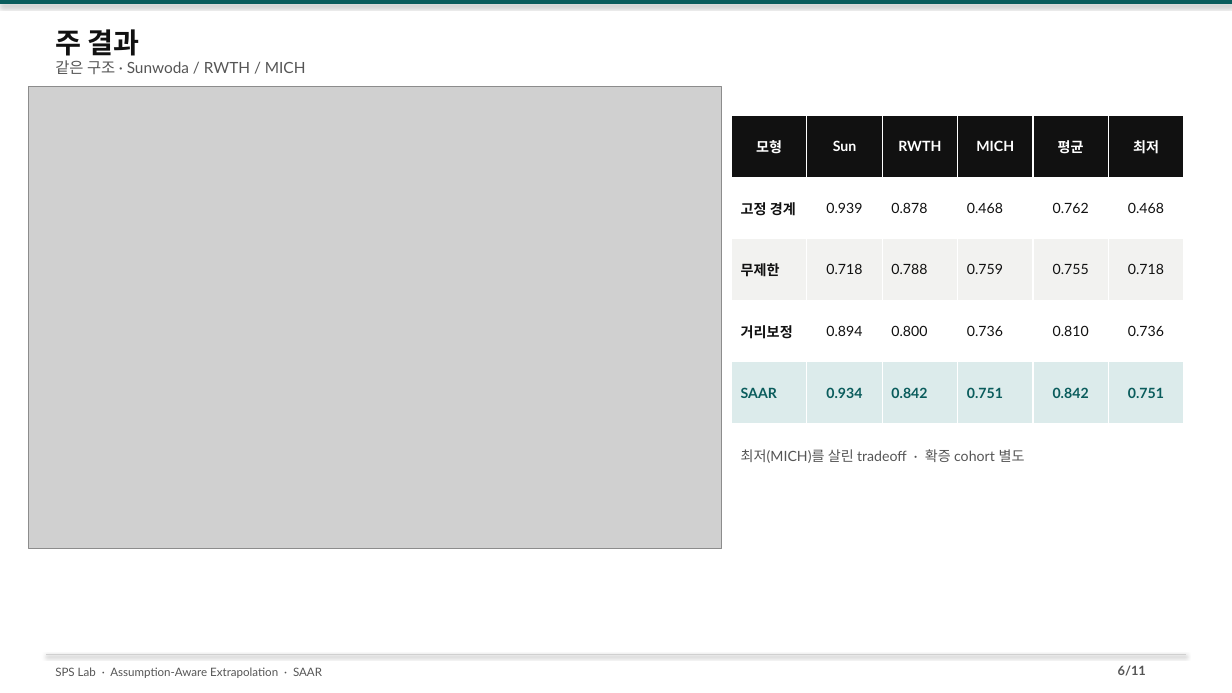
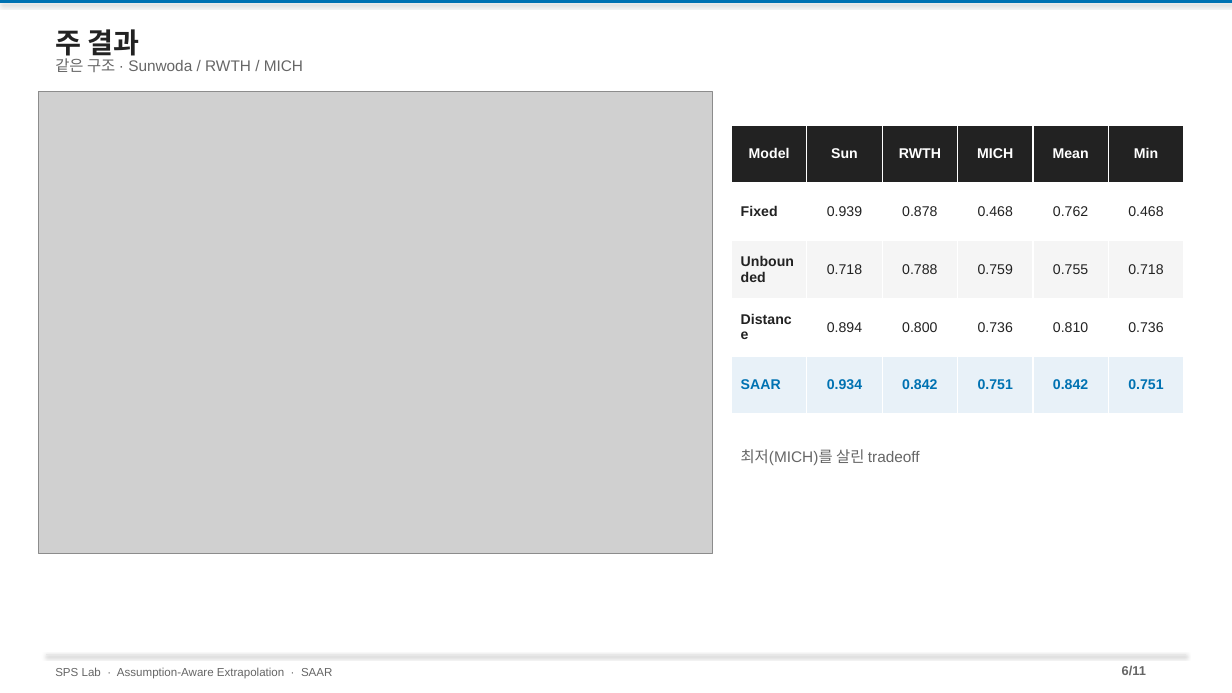
Before and after one commit to amumujs-create/pp_pae_total, a slide deck: slide 6 of output/PP_Research_Detailed_v2.pptx. Drawn at 1232x693 pixels with LibreOffice and Linux fonts; fonts in the diff are those of the drawing; grey boxes stand for pictures. Boxes give left, top, right and bottom in pixels: in the first picture for what was removed or moved away, otherwise in the second. Text is boxed around its words. In the diff, an @@ line names an element or a change of style, - is before the commit and + after.

```diff
--- a/output/PP_Research_Detailed_v2.pptx
+++ b/output/PP_Research_Detailed_v2.pptx
@@ rectangle at (0, 0, 1232, 3): fill #0A5C5C to #0072B2 @@
@@ text "주 결과" at (55, 29, 140, 61): font Lato to Arial, text colour #111111 to #222222 @@
@@ font Lato to Arial, text colour #555555 to #666666 in 3 elements at (55, 667, 332, 679), (1122, 665, 1146, 676), (55, 58, 303, 72) @@
@@ picture: place and size @@
-picture at (29, 87, 722, 549)
+picture at (39, 91, 713, 554)
@@ table at (732, 125, 1187, 413) @@
-row 1: 모형 | Sun | RWTH | MICH | 평균 | 최저
+row 1: Model | Sun | RWTH | MICH | Mean | Min
-row 2, column 1: 고정 경계
+row 2, column 1: Fixed
-row 3, column 1: 무제한
+row 3, column 1: Unbounded
-row 4, column 1: 거리보정
+row 4, column 1: Distance
@@ fill #111111 to #222222 in row 1 @@
@@ fill #F2F2F0 to #F5F5F5 in row 3 @@
@@ fill #DCEBEB to #E8F1F8 in row 5 @@
@@ font Lato to Arial in "Sun", "RWTH", "MICH", "0.939" and 20 more places @@
@@ text colour #111111 to #222222 in "0.939", "0.878", "0.468", "0.762" and 11 more places @@
@@ text colour #0A5C5C to #0072B2 in "SAAR", "0.934", "0.842", "0.751" and 2 more places @@
@@ alignment left to centre @@
@@ table: place and size @@
-table at (732, 116, 1187, 423)
+table at (732, 125, 1187, 413)
@@ text at (741, 449, 920, 465): text changed; size 11 to 12 pt; font Lato to Arial; text colour #555555 to #666666 @@
-최저(MICH)를 살린 tradeoff · 확증 cohort 별도
+최저(MICH)를 살린 tradeoff
@@ line (46, 654) - (1186, 654): stroke #D0D0D0 0.75 pt to #E8E8E8 0.75 pt @@
```
Also in this commit, not shown: 10 other slides changed, 17 other files.
